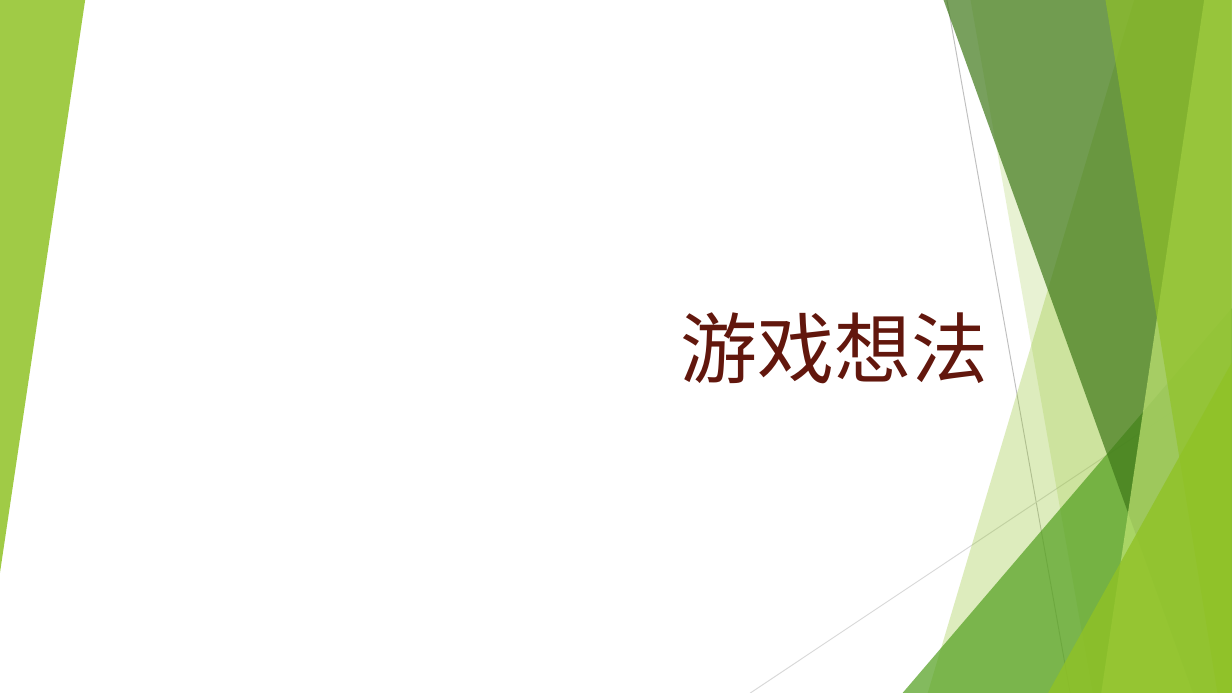
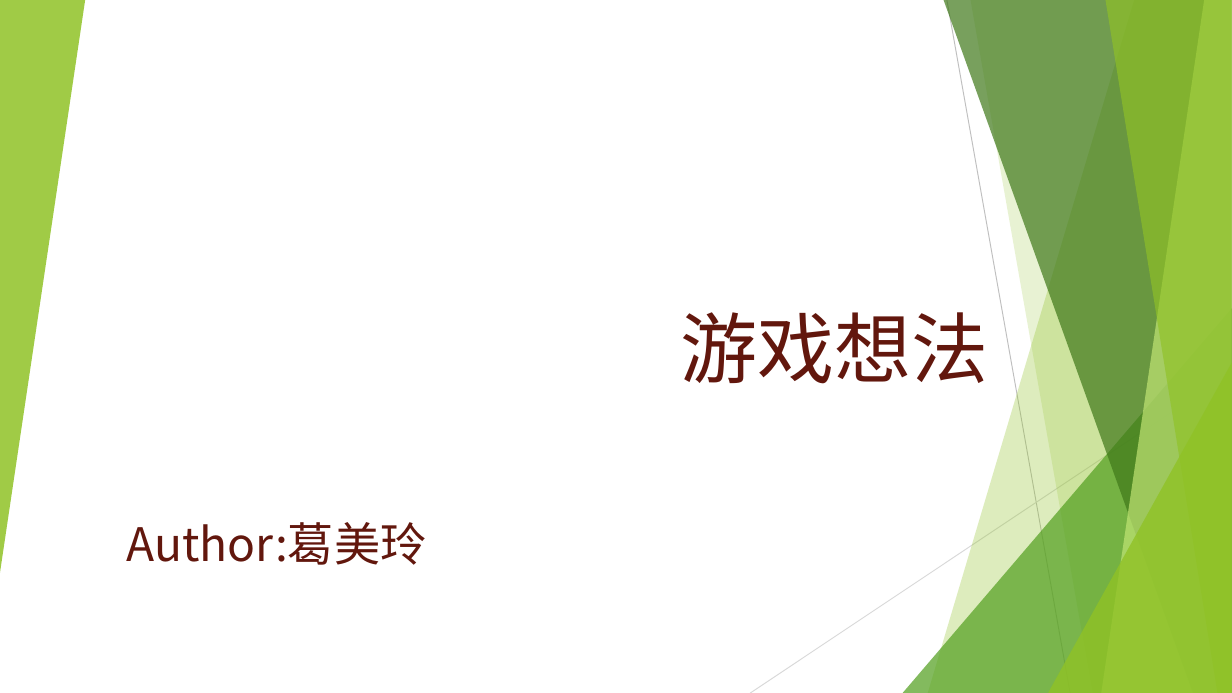
Before and after one commit to ThreePeopleGame/Death, a slide deck: slide 1 of Share/游戏想法_葛美玲.pptx. Drawn at 1232x693 pixels with LibreOffice and Linux fonts; fonts in the diff are those of the drawing. Boxes give left, top, right and bottom in pixels: in the first picture for what was removed or moved away, otherwise in the second. Text is boxed around its words. In the diff, an @@ line names an element or a change of style, - is before the commit and + after.

```diff
--- a/Share/游戏想法_葛美玲.pptx
+++ b/Share/游戏想法_葛美玲.pptx
@@ text added at <box>127,522,427,565</box>, 36 pt, text #62170D @@
+Author:葛美玲
```
Also in this commit, not shown: 3 other slides changed, 2 slides added.
